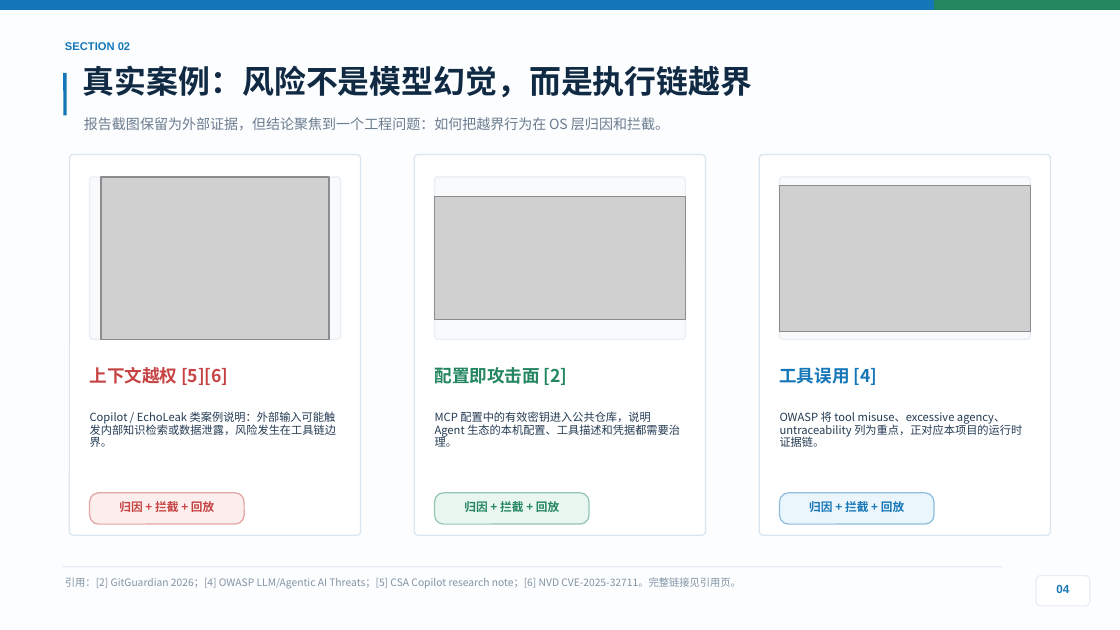
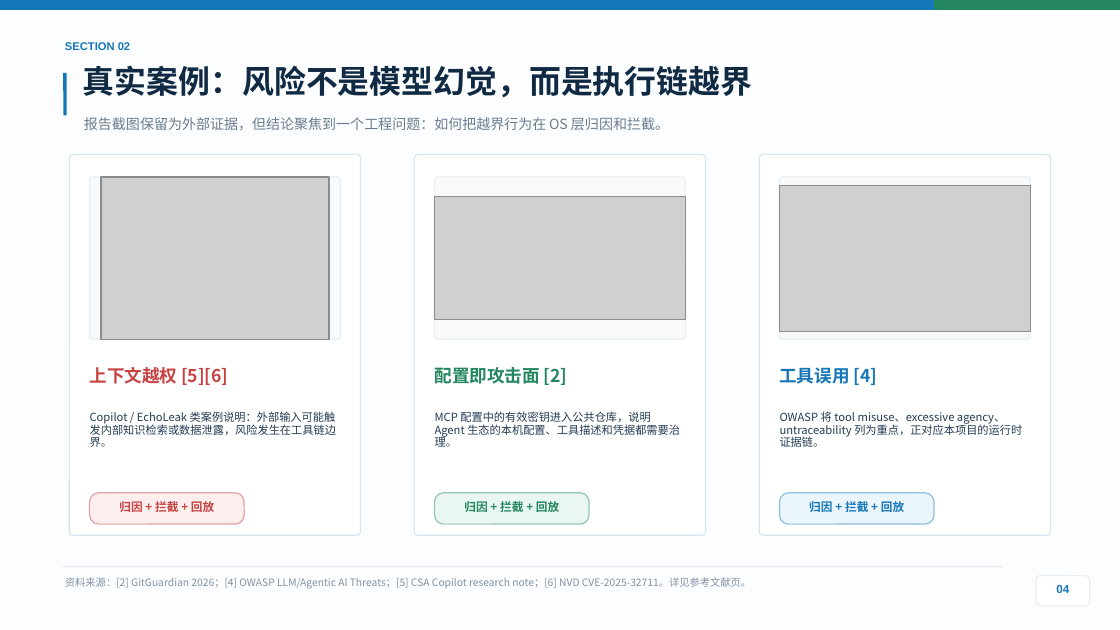
Before and after one commit to stevessr/agent-ebpf-filter, a slide deck: slide 4 of docs/competition/2026-guochuang/output/final/Agent-eBPF-Filter-项目答辩路演PPT-浅色优化版.pptx. Drawn at 1120x630 pixels with LibreOffice and Linux fonts; fonts in the diff are those of the drawing; grey boxes stand for pictures. Boxes give left, top, right and bottom in pixels: in the first picture for what was removed or moved away, otherwise in the second. Text is boxed around its words. In the diff, an @@ line names an element or a change of style, - is before the commit and + after.

Commit message:
优化项目答辩PPT，更新引用信息页格式，调整资料来源标注，新增静态预览图

```diff
--- a/docs/competition/2026-guochuang/output/final/Agent-eBPF-Filter-项目答辩路演PPT-浅色优化版.pptx
+++ b/docs/competition/2026-guochuang/output/final/Agent-eBPF-Filter-项目答辩路演PPT-浅色优化版.pptx
@@ text at box(65, 577, 751, 589): text changed @@
-引用：[2] GitGuardian 2026；[4] OWASP LLM/Agentic AI Threats；[5] CSA Copilot research note；[6] NVD CVE-2025-32711。完整链接见引用页。
+资料来源：[2] GitGuardian 2026；[4] OWASP LLM/Agentic AI Threats；[5] CSA Copilot research note；[6] NVD CVE-2025-32711。详见参考文献页。
```
Also in this commit, not shown: 5 other slides changed, 9 other files.
